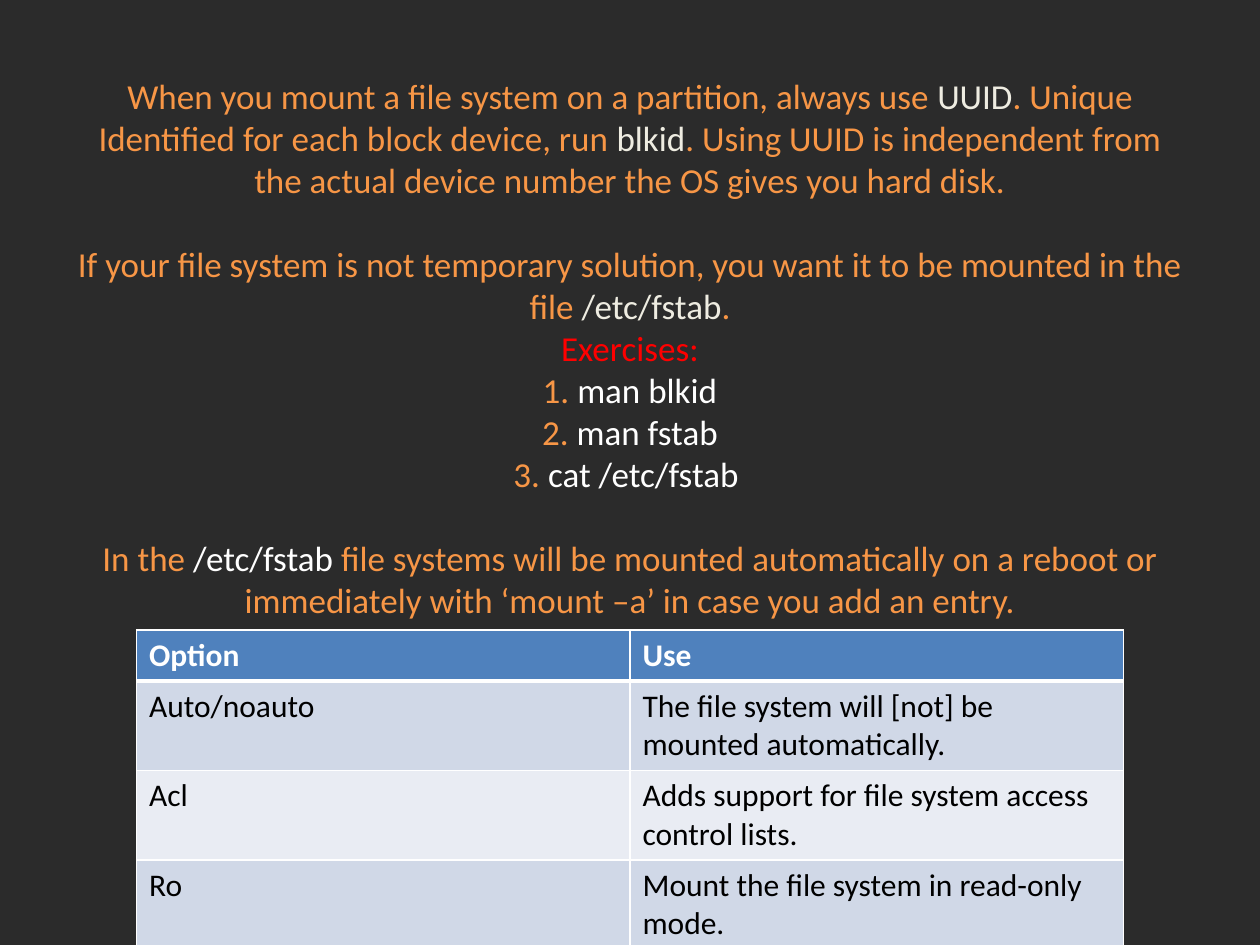
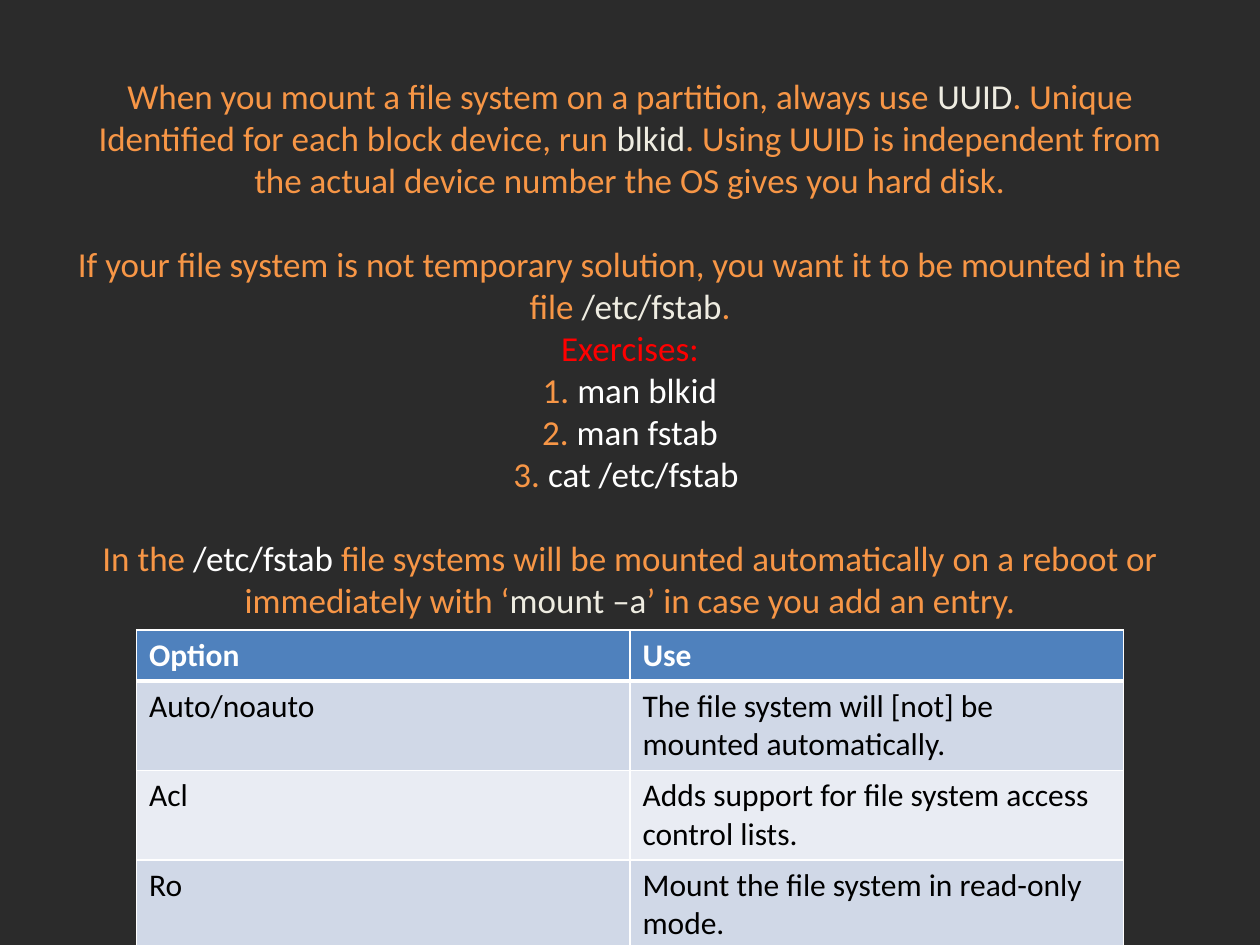
Before and after one commit to Academy-Soft-Intellect/Linux-Course, a slide deck: slide 7 of 08.Partitions_And_LVM_And_Filesystems/08-PartitionsLVMFileSystems.pptx. Drawn at 1260x945 pixels with LibreOffice and Linux fonts; fonts in the diff are those of the drawing; background and template pictures are left out; a plain dark background stands for a picture behind light text. Boxes give left, top, right and bottom in pixels: in the first picture for what was removed or moved away, otherwise in the second. Text is boxed around its words. In the diff, an @@ line names an element or a change of style, - is before the commit and + after.

```diff
--- a/08.Partitions_And_LVM_And_Filesystems/08-PartitionsLVMFileSystems.pptx
+++ b/08.Partitions_And_LVM_And_Filesystems/08-PartitionsLVMFileSystems.pptx
@@ title "When you mount a file ..." at (x1=78, y1=84, x2=1181, y2=619): text colour #F79646 to #EEECE1 in "‘mount –a’" @@
```
